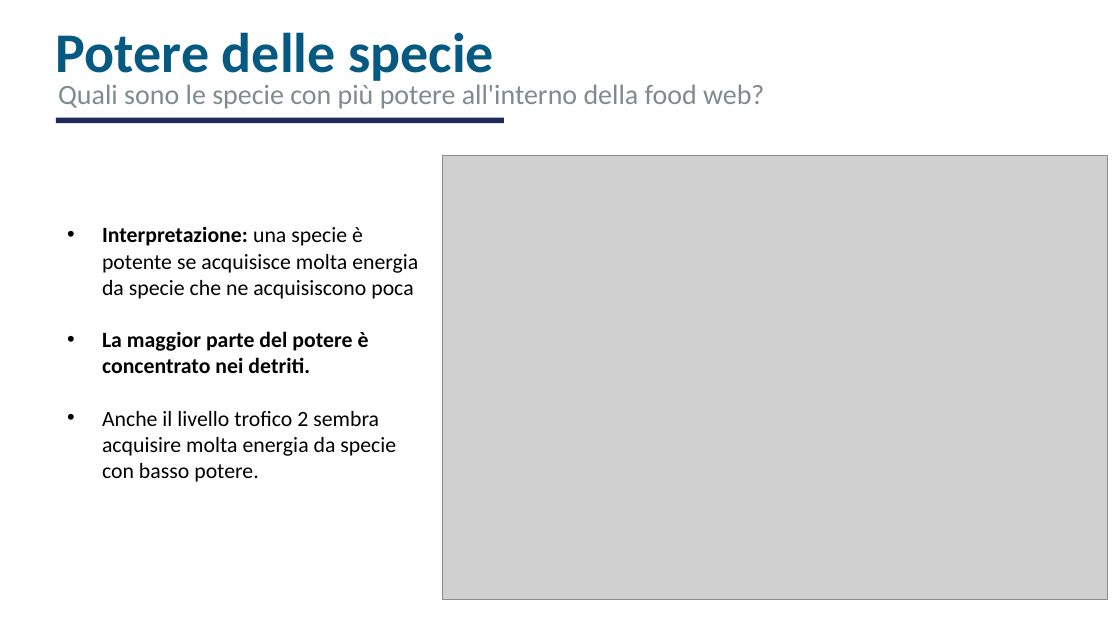
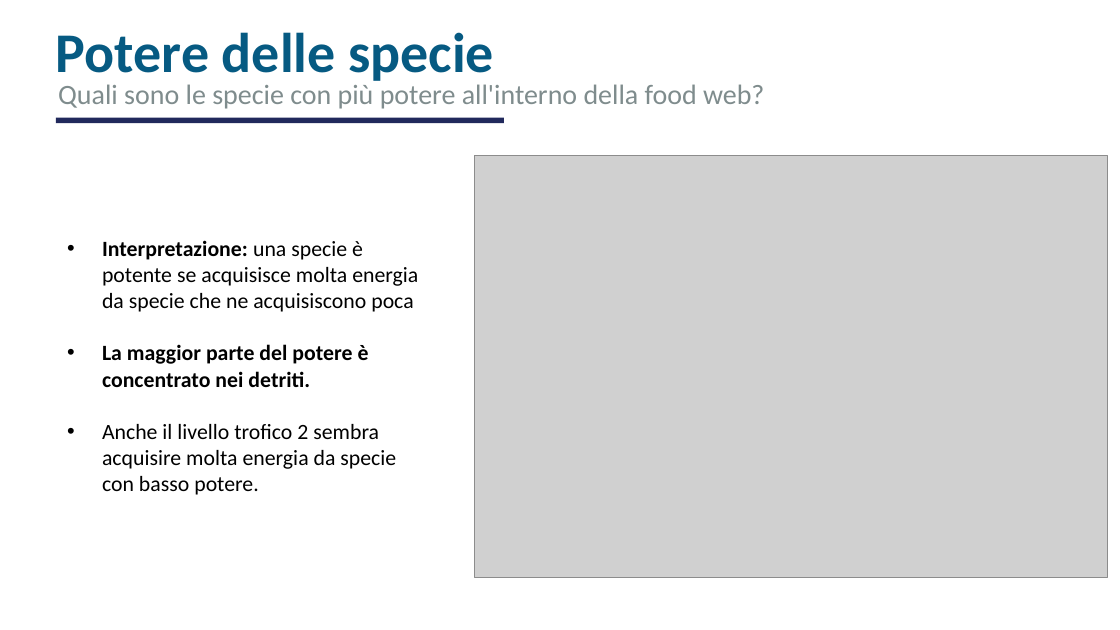
Before and after one commit to PatrikCavina/Florida-bay-food-web-analysis, a slide deck: slide 11 of florida_bay_food_web_presentation.pptx. Drawn at 1120x630 pixels with LibreOffice and Linux fonts; fonts in the diff are those of the drawing; grey boxes stand for pictures. Boxes give left, top, right and bottom in pixels: in the first picture for what was removed or moved away, otherwise in the second. Text is boxed around its words. In the diff, an @@ line names an element or a change of style, - is before the commit and + after.

```diff
--- a/florida_bay_food_web_presentation.pptx
+++ b/florida_bay_food_web_presentation.pptx
@@ picture: place and size @@
-picture at box(442, 156, 1108, 599)
+picture at box(475, 156, 1108, 577)
@@ text "Interpretazione: una specie è potente ...": place and size @@
-text "Interpretazione: una specie è potente ..." at box(102, 226, 418, 482)
+text "Interpretazione: una specie è potente ..." at box(102, 240, 418, 495)
```
Also in this commit, not shown: 5 other slides changed, 2 other files.
